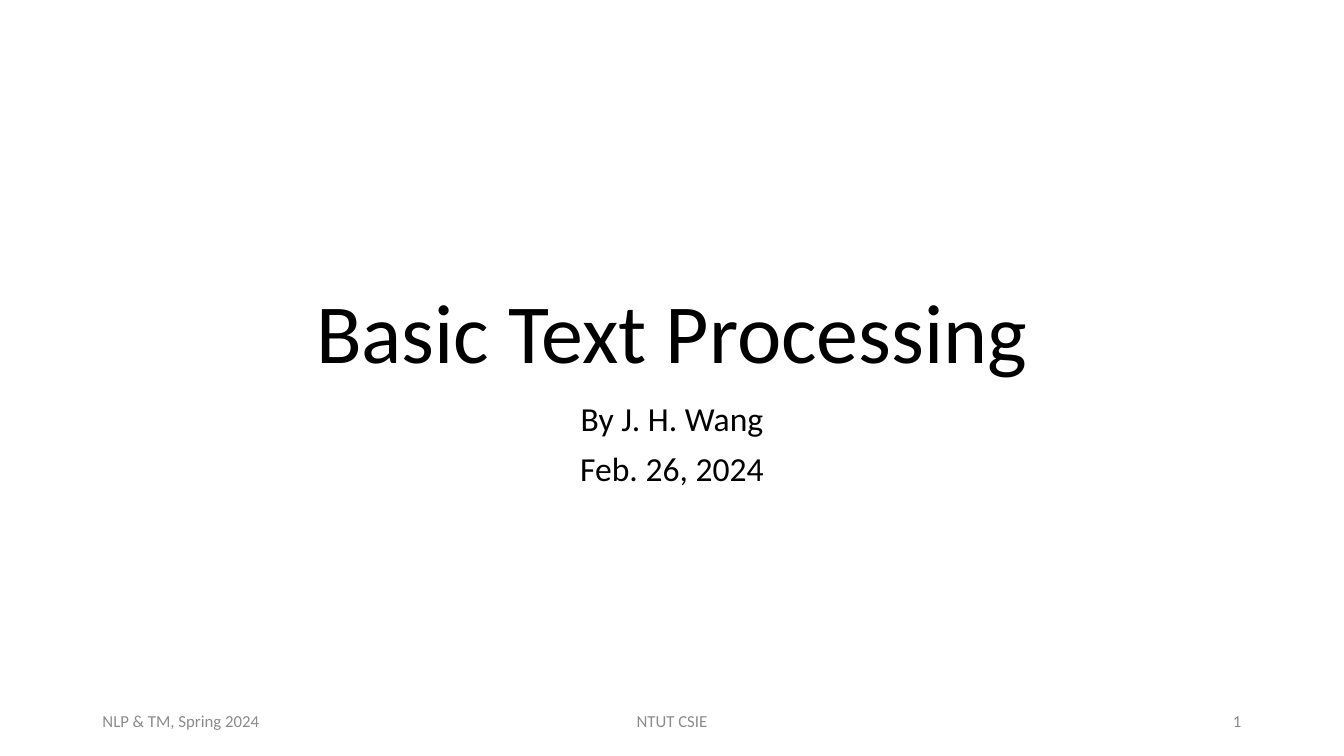
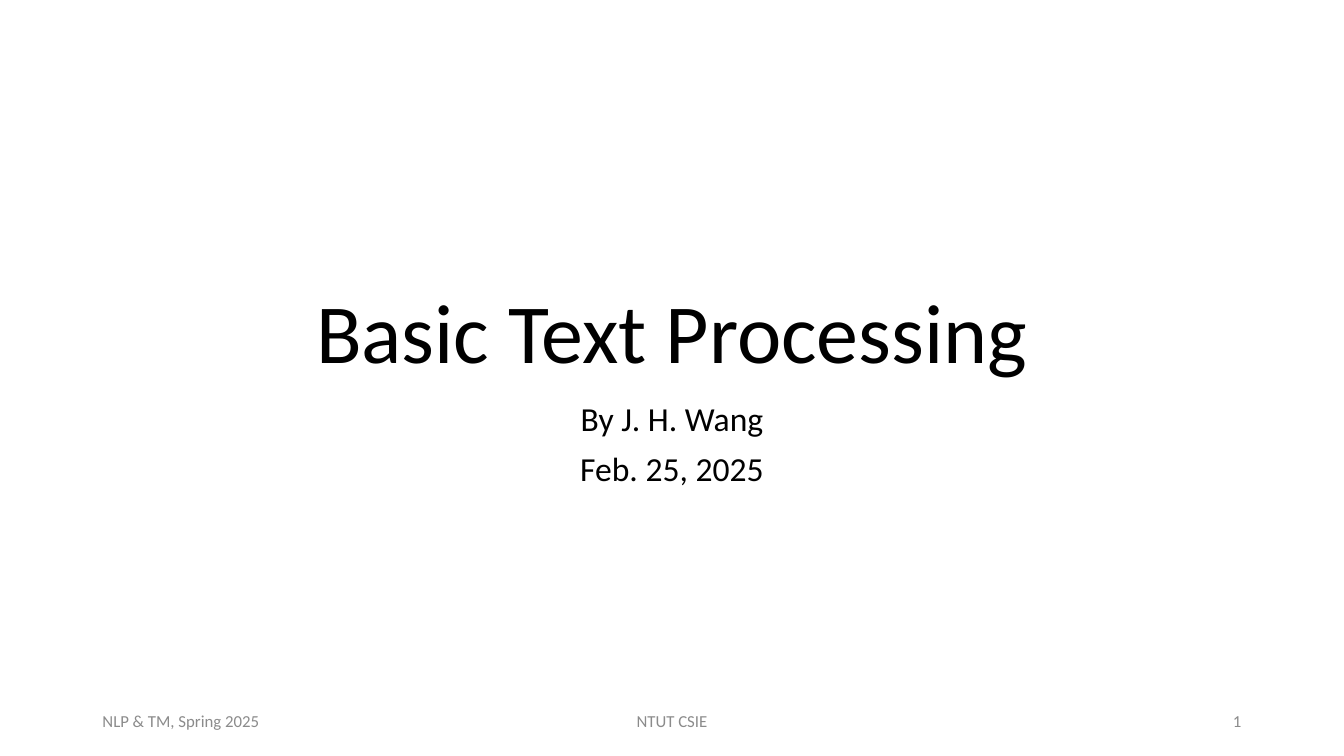
Before and after one commit to chriswjh/chriswjh.github.io, a slide deck: slide 1 of NLP_TM/02-TextProcessing.pptx. Drawn at 1344x756 pixels with LibreOffice and Linux fonts; fonts in the diff are those of the drawing. Boxes give left, top, right and bottom in pixels: in the first picture for what was removed or moved away, otherwise in the second. Text is boxed around its words. In the diff, an @@ line names an element or a change of style, - is before the commit and + after.

```diff
--- a/NLP_TM/02-TextProcessing.pptx
+++ b/NLP_TM/02-TextProcessing.pptx
@@ subtitle at (580,457,764,485): text changed @@
-Feb. 26, 2024
+Feb. 25, 2025
@@ text at (102,715,259,730): text changed @@
-NLP & TM, Spring 2024
+NLP & TM, Spring 2025
```
Also in this commit, not shown: 71 other slides changed, 2 other files.
